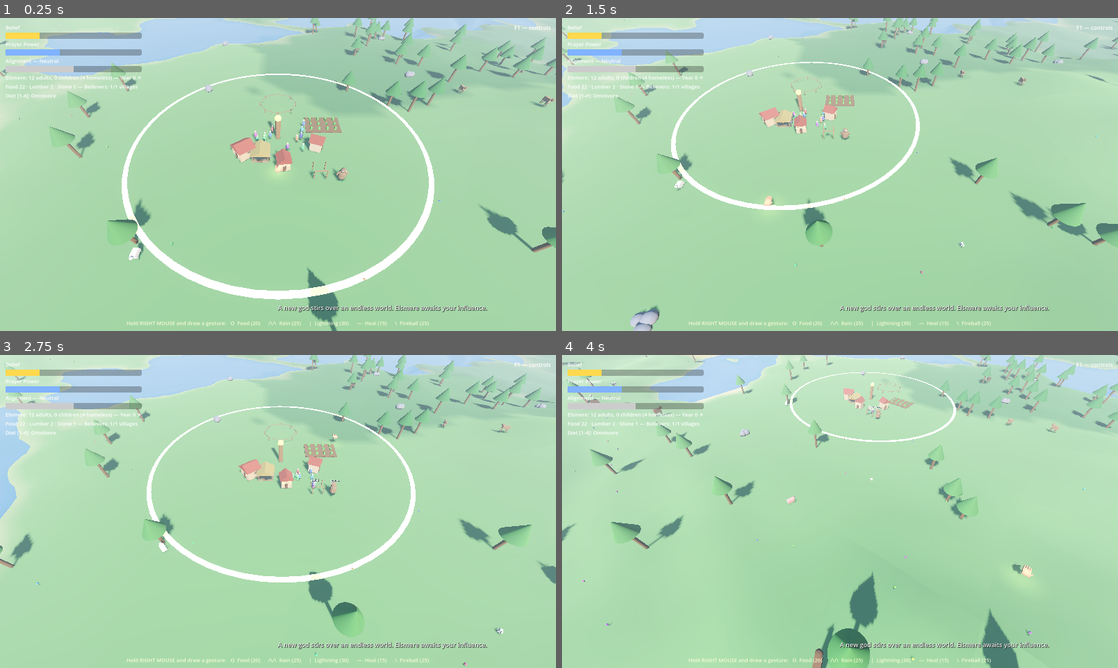
Above: before the commit, frames 1-4 (two rows, left to right).
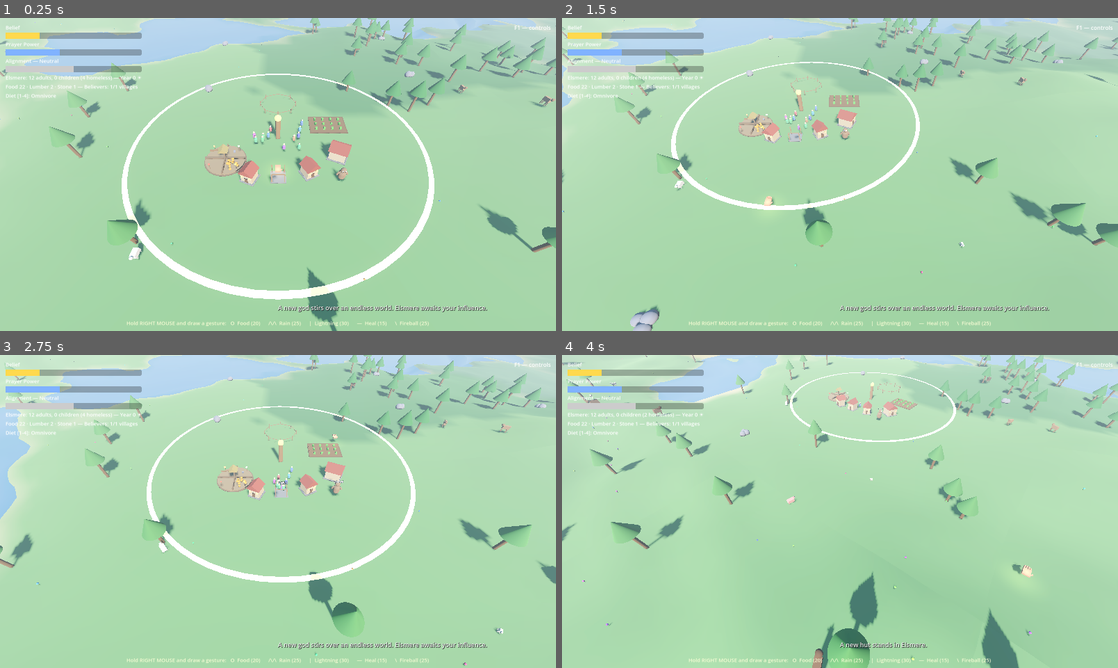
Above: after the commit, the same moments.

Repository: tjloman/tjloman
Game: Godot game, scene res://scenes/main.tscn
Same seed, same stepped clock (60 frames per second), same inputs: the game is played once before the commit and once after it.
Inputs (mouse positions are in pixels of both pictures, inside the frame that each line leads up to):
- Up to frame 1 (0.25 s): no input
- Up to frame 2 (1.5 s): move the mouse to (962, 158) at 0.52 s; hold Right 0.53-1.25 s; hold S (cam_back) 0.53-1.25 s; click (962, 158) at 0.67 s; drag from (728, 190) to (812, 237) at 1.27 s
- Up to frame 3 (2.75 s): move the mouse to (333, 442) at 2.02 s; hold Right from 2.03 s (still down); hold A (cam_left) from 2.03 s (still down)
- Up to frame 4 (4 s): release Right at 2.75 s; release A (cam_left) at 2.75 s; drag from (812, 574) to (673, 464) at 2.77 s; move the mouse to (1006, 558) at 3.52 s; hold Left from 3.53 s (still down); hold Q (cam_rotate_left) from 3.53 s (still down)

The runs differ from the first frame. In frame 1, 2.6% of the frame differs, in the area x 36-64%, y 24-54%; in frame 2, 1.5%; in frame 3, 1.9%; in frame 4, 1.0%.

Commit message:
Grounded villages and a round quadrant storehouse
- STOREHOUSE REDESIGN: the storehouse is now a big circular market
  floor, quartered by low walls and read like a pie from above — grain
  (orange, +X+Z), meat (red, -X+Z), lumber (brown, -X-Z), stone (gray,
  +X-Z) — each quadrant with a colored marker post at the rim and its
  stock piled inside. Center pole and canopy for silhouette.
- LAYOUT FIX: the store previously sat ~1.7m from the starting house
  ring. The village plan is now hand-placed with real clearances: farm
  east, round market northwest, pen south, founding homes north/east —
  and new construction keeps 8.5m from the wide market.
- GROUNDING FIX: every village structure spawned at the height of the
  village CENTER, so villages on sloped terrain (i.e. every village
  outside the flattened starter cradle) had buildings buried underground
  or floating in air. All structures (farm, store, pen, founding houses)
  now snap to the actual terrain height at their own footprint, and
  everything gets a sunken base — stone foundations under houses and
  construction sites, an earthen bed under farms, a deep plinth under
  the market, fence posts running below grade — so residual slope across
  a footprint reads as intentional instead of broken.

Co-Authored-By: Claude Fable 5 <noreply@anthropic.com>
Claude-Session: https://claude.ai/code/session_01NqBKfyc5c6bViy6kUi2S7P

Diff:
--- a/scripts/world/farm.gd
+++ b/scripts/world/farm.gd
@@ -18,6 +18,8 @@
 func _ready() -> void:
 	add_to_group("farms")
 	set_meta("hover_name", "Farm")
+	# Earthen bed sunk into the slope so the field never floats.
+	add_child(Util.box(Vector3(7.4, 1.2, 5.4), Color(0.4, 0.29, 0.19), Vector3(0, -0.5, 0)))
 	add_child(Util.box(Vector3(7, 0.15, 5), Color(0.45, 0.32, 0.2), Vector3(0, 0.07, 0)))
 	for x in 4:
 		for z in 3:
--- a/scripts/world/food_store.gd
+++ b/scripts/world/food_store.gd
@@ -1,8 +1,18 @@
 class_name FoodStore
 extends Node3D
-## The village storehouse: plant food, meat, lumber, and stone.
-## Stock is visualized in piles — orange spheres (plants), red cubes (meat),
-## brown planks (lumber), gray blocks (stone).
+## The village storehouse: a big round market floor, divided into four
+## quadrants read like a pie from the sky — grain, meat, lumber, stone —
+## each with a colored marker post at the rim and its stock piled inside.
+##
+##   +X+Z grain (orange) · -X+Z meat (red) · -X-Z lumber (brown) · +X-Z stone (gray)
+
+const PLATFORM_RADIUS := 3.4
+const MAX_SHOWN := 12  # per resource; hover for exact counts
+
+const GRAIN_COLOR := Color(0.9, 0.6, 0.2)
+const MEAT_COLOR := Color(0.72, 0.22, 0.18)
+const LUMBER_COLOR := Color(0.55, 0.4, 0.25)
+const STONE_COLOR := Color(0.55, 0.54, 0.56)
 
 var plant_food := 14
 var meat_food := 0
@@ -15,11 +25,33 @@
 func _ready() -> void:
 	add_to_group("stores")
 	set_meta("hover_name", "Storehouse")
-	add_child(Util.box(Vector3(3, 0.3, 3), Color(0.6, 0.5, 0.35), Vector3(0, 0.15, 0)))
-	for i in 4:
-		add_child(Util.cylinder(0.12, 1.2, Color(0.5, 0.4, 0.28),
-			Vector3(1.3 * (1 if i % 2 == 0 else -1), 0.9, 1.3 * (1 if i < 2 else -1))))
-	add_child(Util.prism(Vector3(3.4, 0.9, 3.4), Color(0.65, 0.55, 0.3), Vector3(0, 1.9, 0)))
+
+	# The round market floor on a slightly wider base, sunk into the slope
+	# so the platform never floats on its downhill side.
+	add_child(Util.cylinder(PLATFORM_RADIUS + 0.2, 1.4, Color(0.45, 0.36, 0.26),
+		Vector3(0, -0.58, 0)))
+	add_child(Util.cylinder(PLATFORM_RADIUS, 0.3, Color(0.58, 0.47, 0.33), Vector3(0, 0.2, 0)))
+
+	# Low walls quartering the circle.
+	var wall := Color(0.48, 0.38, 0.27)
+	add_child(Util.box(Vector3(PLATFORM_RADIUS * 2.0, 0.5, 0.18), wall, Vector3(0, 0.55, 0)))
+	add_child(Util.box(Vector3(0.18, 0.5, PLATFORM_RADIUS * 2.0), wall, Vector3(0, 0.55, 0)))
+
+	# Center pole and a little canopy.
+	add_child(Util.cylinder(0.12, 2.4, Color(0.5, 0.4, 0.28), Vector3(0, 1.2, 0)))
+	add_child(Util.prism(Vector3(1.6, 0.7, 1.6), Color(0.65, 0.55, 0.3), Vector3(0, 2.7, 0)))
+
+	# A colored marker post at the rim of each quadrant.
+	for entry: Array in [
+		[Vector3(1, 0, 1), GRAIN_COLOR], [Vector3(-1, 0, 1), MEAT_COLOR],
+		[Vector3(-1, 0, -1), LUMBER_COLOR], [Vector3(1, 0, -1), STONE_COLOR],
+	]:
+		var dir: Vector3 = entry[0]
+		var color: Color = entry[1]
+		var rim := dir.normalized() * (PLATFORM_RADIUS - 0.35)
+		add_child(Util.cylinder(0.06, 1.2, Color(0.5, 0.4, 0.28), rim + Vector3(0, 0.6, 0)))
+		add_child(Util.sphere(0.18, color, rim + Vector3(0, 1.35, 0), true))
+
 	_refresh_stack()
 
 
@@ -72,36 +104,35 @@
 	return true
 
 
+## A spot inside a quadrant for the i-th item of a pile (4 per layer).
+func _pile_spot(dir: Vector3, i: int) -> Vector3:
+	var layer := floorf(i / 4.0)
+	return Vector3(
+		randf_range(0.7, PLATFORM_RADIUS - 0.9) * dir.x,
+		0.5 + layer * 0.34,
+		randf_range(0.7, PLATFORM_RADIUS - 0.9) * dir.z)
+
+
 func _refresh_stack() -> void:
 	for m in _stack:
 		m.queue_free()
 	_stack.clear()
-	var shown_plants: int = mini(plant_food, 8)
-	var shown_meat: int = mini(meat_food, 8)
-	for i in shown_plants:
-		var layer := floorf(i / 4.0)
-		var m := Util.sphere(0.22, Color(0.9, 0.6, 0.2),
-			Vector3(randf_range(-0.8, 0.0), 0.5 + layer * 0.4, randf_range(-0.8, 0.8)))
-		add_child(m)
-		_stack.append(m)
-	for i in shown_meat:
-		var layer := floorf(i / 4.0)
-		var m := Util.box(Vector3(0.3, 0.3, 0.3), Color(0.72, 0.22, 0.18),
-			Vector3(randf_range(0.1, 0.8), 0.5 + layer * 0.4, randf_range(-0.8, 0.8)))
-		add_child(m)
-		_stack.append(m)
-	for i in mini(lumber, 6):
-		var layer := floorf(i / 3.0)
-		var m := Util.box(Vector3(1.0, 0.18, 0.3), Color(0.55, 0.4, 0.25),
-			Vector3(randf_range(-0.3, 0.3), 0.45 + layer * 0.22, 1.6))
-		add_child(m)
-		_stack.append(m)
-	for i in mini(stone, 6):
-		var layer := floorf(i / 3.0)
-		var m := Util.box(Vector3(0.35, 0.3, 0.35), Color(0.55, 0.54, 0.56),
-			Vector3(1.6, 0.45 + layer * 0.32, randf_range(-0.4, 0.4)))
-		add_child(m)
-		_stack.append(m)
+	for i in mini(plant_food, MAX_SHOWN):
+		_show(Util.sphere(0.22, GRAIN_COLOR, _pile_spot(Vector3(1, 0, 1), i)))
+	for i in mini(meat_food, MAX_SHOWN):
+		_show(Util.box(Vector3(0.3, 0.3, 0.3), MEAT_COLOR, _pile_spot(Vector3(-1, 0, 1), i)))
+	for i in mini(lumber, MAX_SHOWN):
+		var plank := Util.box(Vector3(1.1, 0.16, 0.3), LUMBER_COLOR,
+			_pile_spot(Vector3(-1, 0, -1), i))
+		plank.rotation_degrees.y = randf_range(-15, 15)
+		_show(plank)
+	for i in mini(stone, MAX_SHOWN):
+		_show(Util.box(Vector3(0.35, 0.3, 0.35), STONE_COLOR, _pile_spot(Vector3(1, 0, -1), i)))
+
+
+func _show(m: MeshInstance3D) -> void:
+	add_child(m)
+	_stack.append(m)
 
 
 func hover_text() -> String:
--- a/scripts/world/house.gd
+++ b/scripts/world/house.gd
@@ -121,6 +121,10 @@
 	var wall := Color(0.78, 0.68, 0.52)
 	var roof := Color(0.62, 0.28, 0.22)
 
+	# A stone foundation, sunk into the earth: on sloped ground it bridges
+	# the gap on the downhill side instead of leaving the house floating.
+	add_child(Util.box(Vector3(w + 0.5, 1.2, depth + 0.5), Color(0.52, 0.5, 0.47),
+		Vector3(0, -0.45, 0)))
 	add_child(Util.box(Vector3(w, 1.9, depth), wall, Vector3(0, 0.95, 0)))
 	add_child(Util.prism(Vector3(w + 0.5, 1.1, depth + 0.5), roof, Vector3(0, 2.45, 0)))
 	# Door.
@@ -139,6 +143,9 @@
 
 func _build_scaffold_visuals() -> void:
 	var w: float = SPECS[size]["width"]
+	# The foundation is laid first — construction sites sit on it too.
+	add_child(Util.box(Vector3(w + 0.5, 1.2, w + 0.5), Color(0.52, 0.5, 0.47),
+		Vector3(0, -0.45, 0)))
 	# Corner posts and one beam: enough to read as "under construction".
 	for corner in [Vector3(w / 2, 0, w / 2), Vector3(-w / 2, 0, w / 2),
 			Vector3(w / 2, 0, -w / 2), Vector3(-w / 2, 0, -w / 2)]:
--- a/scripts/world/village.gd
+++ b/scripts/world/village.gd
@@ -18,6 +18,11 @@
 const MAX_INFLUENCE := 65.0
 const MAX_TAMED := 8
 
+## Hand-placed founding homes, clear of the farm (E), store (NW), and pen (S).
+const STARTER_HOUSE_SPOTS: Array[Vector3] = [
+	Vector3(5, 0, 9), Vector3(-4.5, 0, 10), Vector3(10.5, 0, 5),
+]
+
 var village_name := "Elsmere"
 var is_player_home := true
 var converted := false
@@ -50,11 +55,12 @@
 	_build_pen()
 
 	farm = Farm.new()
-	farm.position = Vector3(9, 0, -4)
+	farm.position = _grounded(Vector3(10, 0, -4))
 	add_child(farm)
 
+	# The round market sits well clear of the house ring to the northwest.
 	store = FoodStore.new()
-	store.position = Vector3(-3, 0, 5)
+	store.position = _grounded(Vector3(-9, 0, 6))
 	add_child(store)
 	if is_player_home:
 		store.plant_food += 8  # a founding surplus, so the game starts kind
@@ -77,15 +83,29 @@
 	add_child(totem)
 
 
+## Converts a flat village-local offset into one whose height sits on the
+## actual terrain. Villages away from the flattened cradle stand on slopes;
+## without this, their buildings float in air or bury their foundations.
+func _grounded(local: Vector3) -> Vector3:
+	var world := get_tree().get_first_node_in_group("world_gen") as WorldGen
+	if world == null:
+		return local
+	local.y = world.height_at(global_position.x + local.x, global_position.z + local.z) \
+		- global_position.y
+	return local
+
+
 func _build_pen() -> void:
 	var pen := Node3D.new()
-	pen.position = _pen_center
+	pen.position = _grounded(_pen_center)
 	for i in 8:
 		var angle := TAU * i / 8.0
 		var next_angle := angle + TAU / 8.0
 		var post_pos := Vector3(cos(angle) * 4.0, 0.5, sin(angle) * 4.0)
 		var next_pos := Vector3(cos(next_angle) * 4.0, 0.5, sin(next_angle) * 4.0)
-		pen.add_child(Util.box(Vector3(0.15, 1.0, 0.15), Color(0.5, 0.38, 0.25), post_pos))
+		# Posts run deep below grade so sloped ground never leaves them floating.
+		pen.add_child(Util.box(Vector3(0.15, 2.2, 0.15), Color(0.5, 0.38, 0.25),
+			post_pos - Vector3(0, 0.4, 0)))
 		var rail := Util.box(Vector3(0.08, 0.08, 3.1), Color(0.55, 0.42, 0.28),
 			(post_pos + next_pos) / 2.0 + Vector3(0, 0.25, 0))
 		# Aim the rail along the fence line with pure math — look_at needs
@@ -116,14 +136,14 @@
 	var sizes: Array = [House.Size.HUT, House.Size.HUT, House.Size.HOUSE] \
 		if is_player_home else [House.Size.HUT, House.Size.HUT]
 	for i in sizes.size():
-		var angle := TAU * i / 6.0 + 0.4
 		var house := House.new()
 		house.size = sizes[i]
 		house.village = self
 		house.age = randf_range(5.0, 20.0)
-		house.position = Vector3(cos(angle) * 7.5, 0, sin(angle) * 7.5)
+		house.position = _grounded(STARTER_HOUSE_SPOTS[i])
 		# Face the totem — computed off-tree, so no look_at here.
-		house.basis = Basis.looking_at(-house.position, Vector3.UP)
+		house.basis = Basis.looking_at(
+			-Vector3(house.position.x, 0, house.position.z), Vector3.UP)
 		add_child(house)
 		houses.append(house)
 
@@ -300,10 +320,13 @@
 			if is_instance_valid(h) and h.global_position.distance_to(pos) < 4.5:
 				blocked = true
 				break
-		for structure: Node3D in [totem, farm, store]:
+		for structure: Node3D in [totem, farm]:
 			if structure.global_position.distance_to(pos) < 6.0:
 				blocked = true
 				break
+		# The round market is wide — houses keep extra distance from it.
+		if store.global_position.distance_to(pos) < 8.5:
+			blocked = true
 		if pen_position().distance_to(pos) < 6.0:
 			blocked = true
 		if not blocked:
